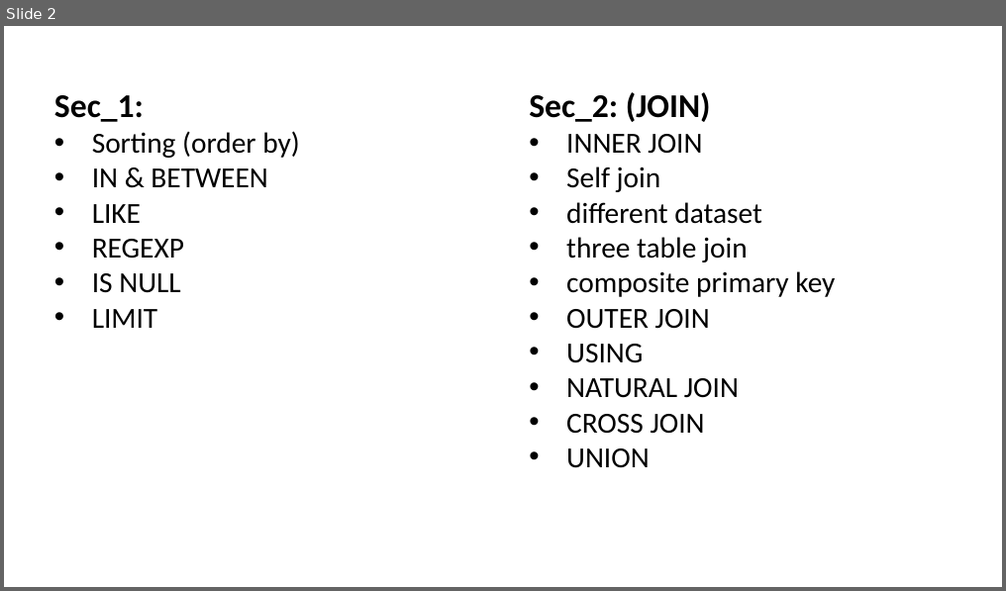
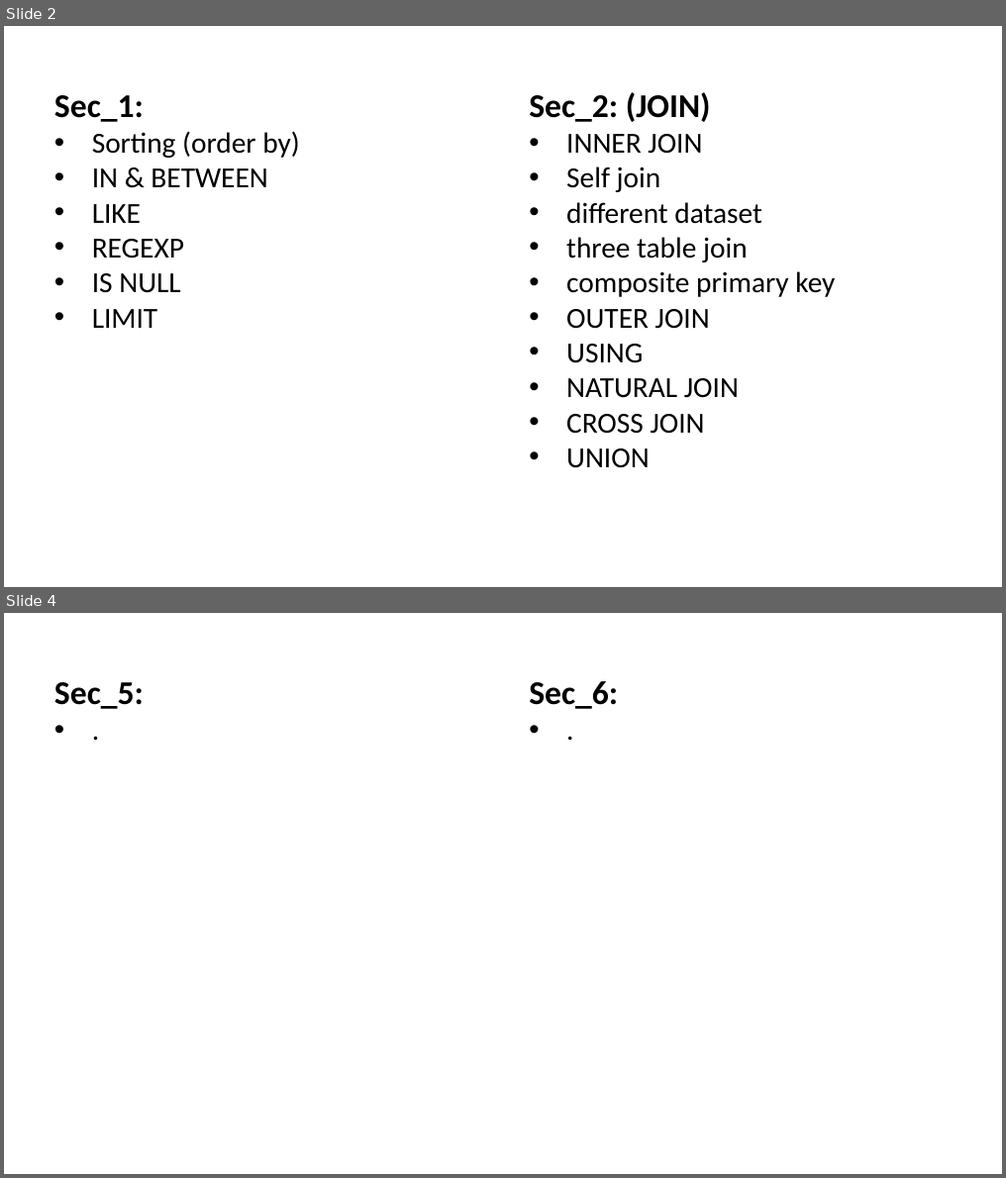
Before and after one commit to Amir-Hofo/Basic_SQL_Commands, a slide deck: list of content.pptx. Shown one above the other, each under a label of ours: slide 2 before the commit, slides 2 and 4 after it; the slides between them are not shown. The pictures are 1006x591 and 1006x1178 pixels, drawn with LibreOffice and Linux fonts; fonts in the diff are those of the drawing. Boxes give left, top, right and bottom in pixels: in the first picture for what was removed or moved away, otherwise in the second. Text is boxed around its words. In the diff, an @@ line names an element or a change of style, - is before the commit and + after.

```diff
--- a/list of content.pptx
+++ b/list of content.pptx
@@ slide 4 added at bbox=[4, 613, 1002, 1174], background #FFFFFF @@
@@ text added at bbox=[54, 682, 144, 709], 32 pt, text #000000, bold @@
+Sec_5:
+• .
@@ text added at bbox=[529, 681, 618, 709], 32 pt, text #000000, bold @@
+Sec_6:
+• .
```
Also in this commit, not shown: 1 slide changed, 3 other files.
